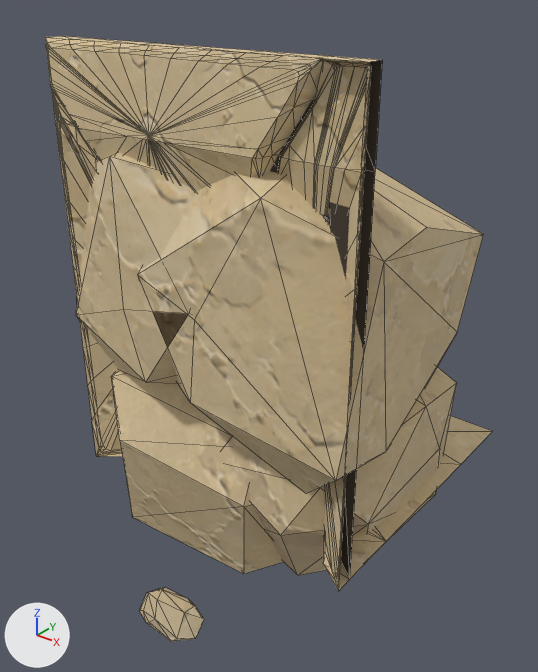
An edit to the glTF model assets/custom/models/ground_modules/ground_bottom_square_edge_01.glb, drawn before and after from the same camera.
Camera for both pictures: a 50 mm camera at (1.8, -1.29, 1.15) aimed at (0.4, 0.45, 0.07). The axes (+X, +Y, +Z) are drawn at lower left. The lights are the same throughout. The older version comes first. Mesh edges are drawn as thin lines. Vertices at exactly the same position are counted once.

The first picture shows 'GroundBottomSquareEdge01_Body'.
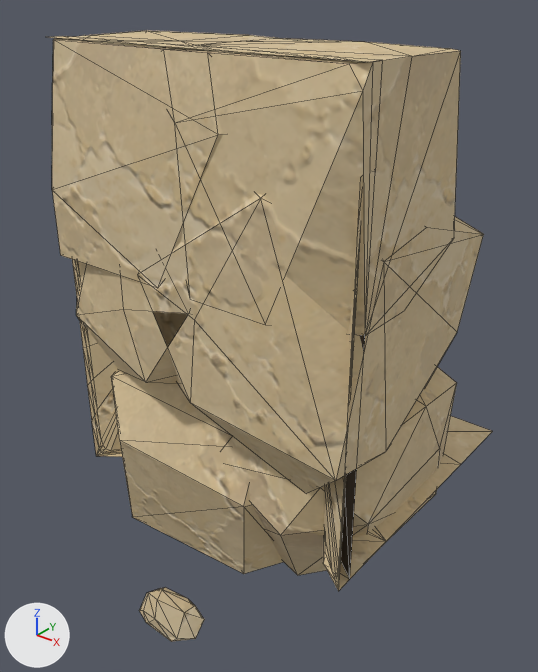
What differs and where, as boxes (x1, y1, x2, y2) in the pictures (538 x 672 px):
'GroundBottomSquareEdge01_Body', reshaped
    before: (45, 36, 492, 642)
    after: (49, 30, 492, 642)
part 1 of me_groundbottomsquareedge01_bodymesh, added (beige)
    after: (52, 30, 289, 282)
part 2 of me_groundbottomsquareedge01_bodymesh, added (beige)
    after: (172, 38, 461, 336)
part 3 of me_groundbottomsquareedge01_bodymesh, built on (beige)
    before: (45, 37, 371, 251)

The edits, one by one:
me_groundbottomsquareedge01_bodymesh is used by ob_groundbottomsquareedge01_body; location (0.0, 0.0, 0.0).
me_groundbottomsquareedge01_bodymesh had 520 vertices, 971 faces and spanned x 0.0..1.0, y -0.04..1.0, z -0.99..1.0.
me_groundbottomsquareedge01_bodymesh now has 474 vertices, 827 faces and spans x 0.0..1.0, y -0.04..1.0, z -0.99..1.0.
me_groundbottomsquareedge01_bodymesh part 1: a new loose piece of 28 vertices spanning x 0.0..0.76, y -0.04..0.49, z 0.4..1.0, in mat_sandstone_plate_16.
me_groundbottomsquareedge01_bodymesh part 2: a new loose piece of 26 vertices spanning x 0.36..1.0, y -0.04..0.55, z 0.4..1.0, in mat_sandstone_plate_16.
Part 3, on me_groundbottomsquareedge01_bodymesh:
100 vertices are removed from x 0.0..1.0, y -0.01..0.07, z 0.79..1.0.
286 faces are deleted.
8 vertices move within x 0.01..0.91, y -0.01..0.04, z 0.78.
13 new faces join them, mat_sandstone_plate_1.
12 new faces join them, mat_sandstone_plate_2.
17 new faces join them, mat_sandstone_plate_3.
